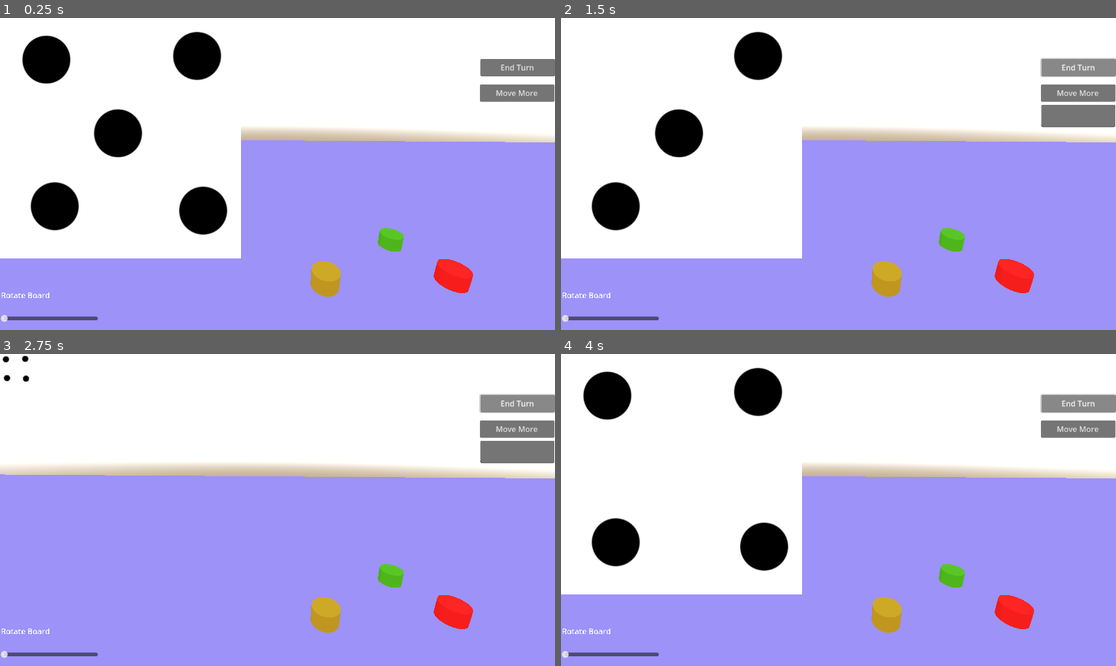
Above: before the commit, frames 1-4 (two rows, left to right).
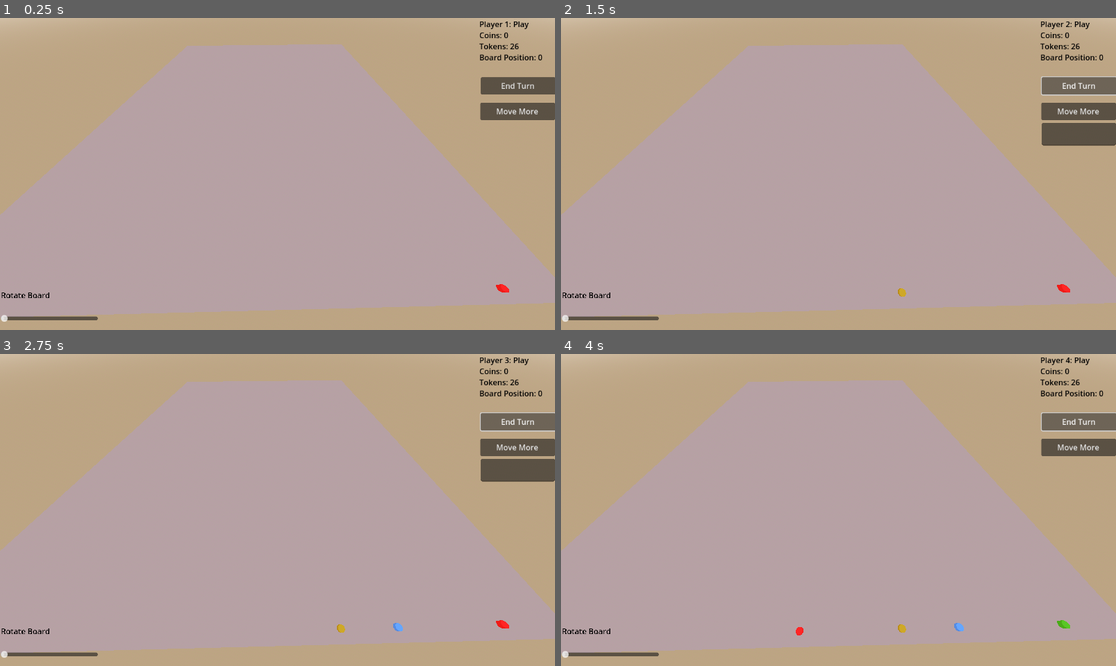
Above: after the commit, the same moments.

Repository: internot169/CasaGrande
Game: Godot game, scene res://main.tscn
Same seed, same stepped clock (60 frames per second), same inputs: the game is played once before the commit and once after it.
Inputs:
- Up to frame 1 (0.25 s): no input
- Up to frame 2 (1.5 s): click "Move More" at 0.5 s; click "End Turn" at 1.25 s
- Up to frame 3 (2.75 s): click "End Turn" at 2 s
- Up to frame 4 (4 s): click "Move More" at 2.75 s; click "End Turn" at 3.5 s

The runs differ from the first frame. In frame 1, 100% of the frame differs, in the area x 0-100%, y 0-100%; in frame 2, 100%; in frame 3, 100%; in frame 4, 100%.

Commit message:
Created Player Movement using dice in token.gd

Diff:
--- /dev/null
+++ b/CasaGrande/board.gd
@@ -0,0 +1,16 @@
+extends Node3D
+
+@export
+var positions = []
+
+func get_pos(id):
+	return get_node(positions[id]).position
+
+# Called when the node enters the scene tree for the first time.
+func _ready():
+	pass # Replace with function body.
+
+
+# Called every frame. 'delta' is the elapsed time since the previous frame.
+func _process(delta):
+	pass
--- a/CasaGrande/board.tscn
+++ b/CasaGrande/board.tscn
@@ -1,11 +1,17 @@
-[gd_scene load_steps=3 format=3 uid="uid://b3q7fd0edg78"]
+[gd_scene load_steps=4 format=3 uid="uid://b3q7fd0edg78"]
+
+[ext_resource type="Script" path="res://board.gd" id="1_dva3j"]
 
 [sub_resource type="BoxMesh" id="BoxMesh_tvk7r"]
 
 [sub_resource type="StandardMaterial3D" id="StandardMaterial3D_jyypq"]
-albedo_color = Color(0.462745, 0.427451, 0.933333, 1)
+transparency = 1
+albedo_color = Color(0.462745, 0.427451, 0.933333, 0.2)
 
 [node name="Board" type="Node3D"]
+transform = Transform3D(1, 0, 0, 0, 1, 0, 0, 0, 0.163033, 0, 0, 63.3767)
+script = ExtResource("1_dva3j")
+positions = [NodePath("Positions/Position1"), NodePath("Positions/Position2"), NodePath("Positions/Position3"), NodePath("Positions/Position4"), NodePath("Positions/Position5"), NodePath("Positions/Position6"), NodePath("Positions/Position7"), NodePath("Positions/Position8"), NodePath("Positions/Position9"), NodePath("Positions/Position10"), NodePath("Positions/Position11"), NodePath("Positions/Position12"), NodePath("Positions/Position13"), NodePath("Positions/Position14"), NodePath("Positions/Position15"), NodePath("Positions/Position16"), NodePath("Positions/Position17"), NodePath("Positions/Position18"), NodePath("Positions/Position19"), NodePath("Positions/Position20"), NodePath("Positions/Position21")]
 
 [node name="SpotLight3D" type="SpotLight3D" parent="."]
 transform = Transform3D(1, -1.04029e-10, -4.54725e-18, 0, -4.37114e-08, 1, -1.04029e-10, -1, -4.37114e-08, -0.008, 7.976, 0)
@@ -16,3 +22,68 @@
 transform = Transform3D(100, -2.98023e-08, 1.05879e-20, 2.98023e-06, 1, -3.55271e-13, -7.88861e-29, 4.44089e-16, 800, 0, 3.8147e-06, -5.68434e-14)
 mesh = SubResource("BoxMesh_tvk7r")
 surface_material_override/0 = SubResource("StandardMaterial3D_jyypq")
+
+[node name="Positions" type="Node3D" parent="."]
+
+[node name="Position1" type="Node3D" parent="Positions"]
+transform = Transform3D(1, 0, 0, 0, 1, 0, 0, 0, 1, -40.1069, 0.5, 0)
+
+[node name="Position2" type="Node3D" parent="Positions"]
+transform = Transform3D(1, 0, 0, 0, 1, 0, 0, 0, 1, -32.1278, 0.5, 0)
+
+[node name="Position3" type="Node3D" parent="Positions"]
+transform = Transform3D(1, 0, 0, 0, 1, 0, 0, 0, 1, -24.0478, 0.5, 0)
+
+[node name="Position4" type="Node3D" parent="Positions"]
+transform = Transform3D(1, 0, 0, 0, 1, 0, 0, 0, 1, -15.3906, 0.5, 0)
+
+[node name="Position5" type="Node3D" parent="Positions"]
+transform = Transform3D(1, 0, 0, 0, 1, 0, 0, 0, 1, 0, 0.5, 0)
+
+[node name="Position6" type="Node3D" parent="Positions"]
+transform = Transform3D(1, 0, 0, 0, 1, 0, 0, 0, 1, 7.88767, 0.5, 0)
+
+[node name="Position7" type="Node3D" parent="Positions"]
+transform = Transform3D(1, 0, 0, 0, 1, 0, 0, 0, 1, 7.88769, 0.5, 7.98383)
+
+[node name="Position8" type="Node3D" parent="Positions"]
+transform = Transform3D(1, 0, 0, 0, 1, 0, 0, 0, 1, 8.24274, 0.5, 16.1802)
+
+[node name="Position9" type="Node3D" parent="Positions"]
+transform = Transform3D(1, 0, 0, 0, 1, 0, 0, 0, 1, 8.70067, 0.5, 23.8123)
+
+[node name="Position10" type="Node3D" parent="Positions"]
+transform = Transform3D(1, 0, 0, 0, 1, 0, 0, 0, 1, 7.63216, 0.5, 32.2077)
+
+[node name="Position11" type="Node3D" parent="Positions"]
+transform = Transform3D(1, 0, 0, 0, 1, 0, 0, 0, 1, 8.0901, 0.5, 39.6872)
+
+[node name="Position12" type="Node3D" parent="Positions"]
+transform = Transform3D(1, 0, 0, 0, 1, 0, 0, 0, 1, 0, 0.5, 39.6873)
+
+[node name="Position13" type="Node3D" parent="Positions"]
+transform = Transform3D(1, 0, 0, 0, 1, 0, 0, 0, 1, -7.78481, 0.5, 39.8399)
+
+[node name="Position14" type="Node3D" parent="Positions"]
+transform = Transform3D(1, 0, 0, 0, 1, 0, 0, 0, 1, -15.5696, 0.5, 39.9925)
+
+[node name="Position15" type="Node3D" parent="Positions"]
+transform = Transform3D(1, 0, 0, 0, 1, 0, 0, 0, 1, -24.1176, 0.5, 40.1452)
+
+[node name="Position16" type="Node3D" parent="Positions"]
+transform = Transform3D(1, 0, 0, 0, 1, 0, 0, 0, 1, -32.0551, 0.5, 39.9925)
+
+[node name="Position17" type="Node3D" parent="Positions"]
+transform = Transform3D(1, 0, 0, 0, 1, 0, 0, 0, 1, -40.1452, 0.5, 39.9925)
+
+[node name="Position18" type="Node3D" parent="Positions"]
+transform = Transform3D(1, 0, 0, 0, 1, 0, 0, 0, 1, -39.9925, 0.5, 31.9024)
+
+[node name="Position19" type="Node3D" parent="Positions"]
+transform = Transform3D(1, 0, 0, 0, 1, 0, 0, 0, 1, -40.2978, 0.5, 23.965)
+
+[node name="Position20" type="Node3D" parent="Positions"]
+transform = Transform3D(1, 0, 0, 0, 1, 0, 0, 0, 1, -40.1452, 0.5, 16.1802)
+
+[node name="Position21" type="Node3D" parent="Positions"]
+transform = Transform3D(1, 0, 0, 0, 1, 0, 0, 0, 1, -40.1452, 0.5, 7.78482)
--- a/CasaGrande/game_manager.gd
+++ b/CasaGrande/game_manager.gd
@@ -50,12 +50,8 @@
 	return num
 
 func move_token(spaces):
-	# Get the current player's token
-
-	# If negative, burn bonus tokens
-
-	# Move in the corresponding direction
-	pass
+	curr_player.board_position = (curr_player.board_position + spaces) % 20
+	curr_player.position = get_node("../Board").get_pos(curr_player.board_position)
 
 func lay_block():
 	pass
@@ -71,7 +67,7 @@
 # Called when the node enters the scene tree for the first time.
 func _ready():
 	switch_turn()
-	roll_dice()
+	turn()
 
 
 # Called every frame. 'delta' is the elapsed time since the previous frame.
--- a/CasaGrande/main.tscn
+++ b/CasaGrande/main.tscn
@@ -45,10 +45,12 @@
 transform = Transform3D(1, 0, 0, 0, 1, 0, 0, 0, 1, 0, 0.5, 0.971)
 
 [node name="CameraHolder" type="Node3D" parent="."]
+transform = Transform3D(1, 0, 0, 0, 1, 0, 0, 0, 1, 0, 0, 2.34362)
 script = ExtResource("4_3pp7a")
 
 [node name="Camera3D" type="Camera3D" parent="CameraHolder"]
-transform = Transform3D(-0.0406334, 0.263317, -0.963853, 0.0110909, 0.964709, 0.263083, 0.999113, -2.61002e-08, -0.0421198, -5.94538, 6.27128, -5.75176)
+transform = Transform3D(-0.999796, -0.0181126, 0.00890992, -0.00388282, 0.605728, 0.795662, -0.0198085, 0.795466, -0.605675, -5.94538, 30.392, -2.1832)
 environment = SubResource("Environment_4gfpa")
 attributes = SubResource("CameraAttributesPractical_tasdl")
+fov = 90.0
 far = 4003.02
--- a/CasaGrande/token.gd
+++ b/CasaGrande/token.gd
@@ -17,3 +17,5 @@
 	var mat = StandardMaterial3D.new()
 	mat.set_albedo(new_color)
 	$MeshInstance3D.set_surface_override_material(0, mat)
+
+	position = get_node("../Board").get_pos(0)
--- a/CasaGrande/ui.gd
+++ b/CasaGrande/ui.gd
@@ -18,6 +18,7 @@
 	label.text = text
 	label.text += "\nCoins: " + str(p.money)
 	label.text += "\nTokens: " + str(p.tokens_left)
+	label.text += "\nBoard Position: " + str(p.board_position)
 
 
 func _on_button_pressed():
@@ -39,4 +40,3 @@
 
 func _on_h_slider_value_changed(value):
 	get_node("/root/Main/CameraHolder").input = value
-	print(get_node("/root/Main/CameraHolder").input)
--- a/CasaGrande/ui.tscn
+++ b/CasaGrande/ui.tscn
@@ -12,31 +12,33 @@
 script = ExtResource("1_sml6r")
 
 [node name="Dice" type="TextureRect" parent="."]
+visible = false
 layout_mode = 0
 offset_right = 40.0
 offset_bottom = 40.0
 
 [node name="RichTextLabel" type="RichTextLabel" parent="."]
+modulate = Color(0, 0, 0, 1)
 layout_mode = 0
 offset_left = 995.0
 offset_top = 1.0
 offset_right = 1153.0
-offset_bottom = 83.0
+offset_bottom = 119.0
 
 [node name="Button" type="Button" parent="."]
 layout_mode = 0
-offset_left = 997.0
-offset_top = 85.0
-offset_right = 1152.0
-offset_bottom = 121.0
+offset_left = 998.0
+offset_top = 123.0
+offset_right = 1153.0
+offset_bottom = 159.0
 text = "End Turn"
 
 [node name="Movemore" type="Button" parent="."]
 layout_mode = 0
-offset_left = 996.0
-offset_top = 138.0
-offset_right = 1151.0
-offset_bottom = 174.0
+offset_left = 997.0
+offset_top = 176.0
+offset_right = 1152.0
+offset_bottom = 212.0
 text = "Move More"
 
 [node name="TextEdit" type="TextEdit" parent="Movemore"]
@@ -55,6 +57,7 @@
 max_value = 360.0
 
 [node name="RichTextLabel" type="RichTextLabel" parent="HSlider"]
+modulate = Color(0, 0, 0, 1)
 texture_filter = 1
 layout_mode = 0
 offset_left = 1.0
